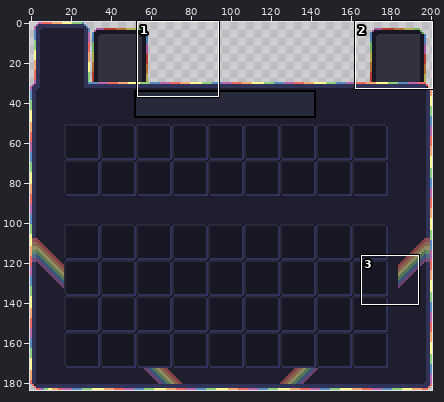
Sprite sheet, stored at assets/soulforge/textures/ui/ability_screen.png. The first picture is a wide view before the edit; the outline marks the close-up.
Close-up. First the earlier version:
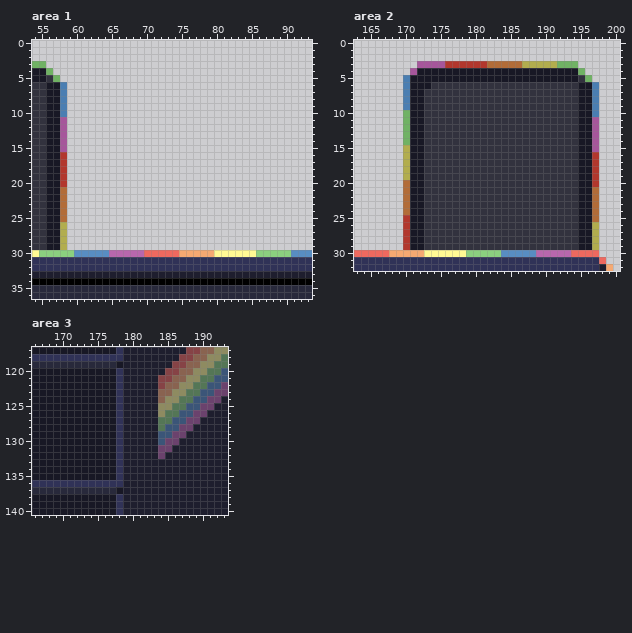
The file is 201x184 pixels. Colours within 5 levels of each other are drawn and written as one. Shown: area 1: x 54..93, y 0..36; area 2: x 163..200, y 0..32; area 3: x 166..193, y 117..140.
The same view after the edit:
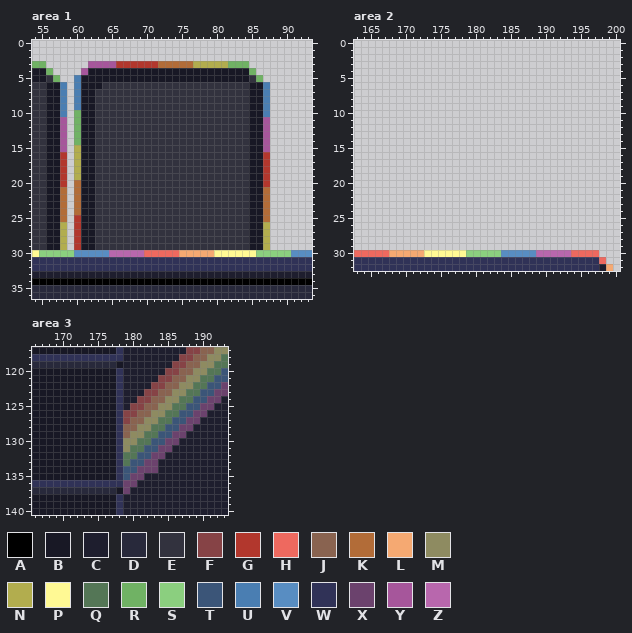
Palette (. is transparent): A #000000  B #181825  C #1e1e2e  D #28293b  E #31313dfe  F #864346  G #b2372d  H #ee695f  J #896350  K #b26c38  L #f5a972  M #8e8b61  N #b2ad4e  P #fff994  Q #547656  R #70b264  S #8bcf7f  T #3b5578  U #4a7eb2  V #588dc2  W #303257  X #6b426d  Y #a6569b  Z #b867ad
What changed:
Changed rows in their new state; - is an unchanged pixel.
Area 1:
first column x 60:
 3 --YYYYGGGGGGKKKKKNNNNNRRR---
 4 -YBBBBBBBBBBBBBBBBBBBBBBBR--
 5 UBBBBBBBBBBBBBBBBBBBBBBBBER-
 6 UBBBEEEEEEEEEEEEEEEEEEEEEBBU
 7 UBBEEEEEEEEEEEEEEEEEEEEEEBBU
 8 UBBEEEEEEEEEEEEEEEEEEEEEEBBU
 9 UBBEEEEEEEEEEEEEEEEEEEEEEBBU
10 RBBEEEEEEEEEEEEEEEEEEEEEEBBU
11 RBBEEEEEEEEEEEEEEEEEEEEEEBBY
12 RBBEEEEEEEEEEEEEEEEEEEEEEBBY
13 RBBEEEEEEEEEEEEEEEEEEEEEEBBY
14 RBBEEEEEEEEEEEEEEEEEEEEEEBBY
15 NBBEEEEEEEEEEEEEEEEEEEEEEBBY
16 NBBEEEEEEEEEEEEEEEEEEEEEEBBG
17 NBBEEEEEEEEEEEEEEEEEEEEEEBBG
18 NBBEEEEEEEEEEEEEEEEEEEEEEBBG
19 NBBEEEEEEEEEEEEEEEEEEEEEEBBG
20 KBBEEEEEEEEEEEEEEEEEEEEEEBBG
21 KBBEEEEEEEEEEEEEEEEEEEEEEBBK
22 KBBEEEEEEEEEEEEEEEEEEEEEEBBK
23 KBBEEEEEEEEEEEEEEEEEEEEEEBBK
24 KBBEEEEEEEEEEEEEEEEEEEEEEBBK
25 GBBEEEEEEEEEEEEEEEEEEEEEEBBK
26 GBBEEEEEEEEEEEEEEEEEEEEEEBBN
27 GBBEEEEEEEEEEEEEEEEEEEEEEBBN
28 GBBEEEEEEEEEEEEEEEEEEEEEEBBN
29 GBBEEEEEEEEEEEEEEEEEEEEEEBBN
Area 2:
first column x 170:
 3 --.......................---
 4 -.........................--
 5 ...........................-
 6 ............................
 7 ............................
 8 ............................
 9 ............................
10 ............................
11 ............................
12 ............................
13 ............................
14 ............................
15 ............................
16 ............................
17 ............................
18 ............................
19 ............................
20 ............................
21 ............................
22 ............................
23 ............................
24 ............................
25 ............................
26 ............................
27 ............................
28 ............................
29 ............................
Area 3:
first column x 179:
122 ----F
123 ---FF
124 --FFJ
125 -FFJJ
126 FFJJM
127 FJJMM
128 JJMMQ
129 JMMQQ
130 MMQQT
131 MQQTT
132 QQTTX
133 QTTXX
134 TTXXX
135 TXX--
136 XX---
137 X----
Pixel boxes of the changes (left, top, right, bottom) in both close-ups:
added: (74, 61, 270, 250)
erased: (403, 61, 599, 250)
changed: (123, 382, 158, 494)
